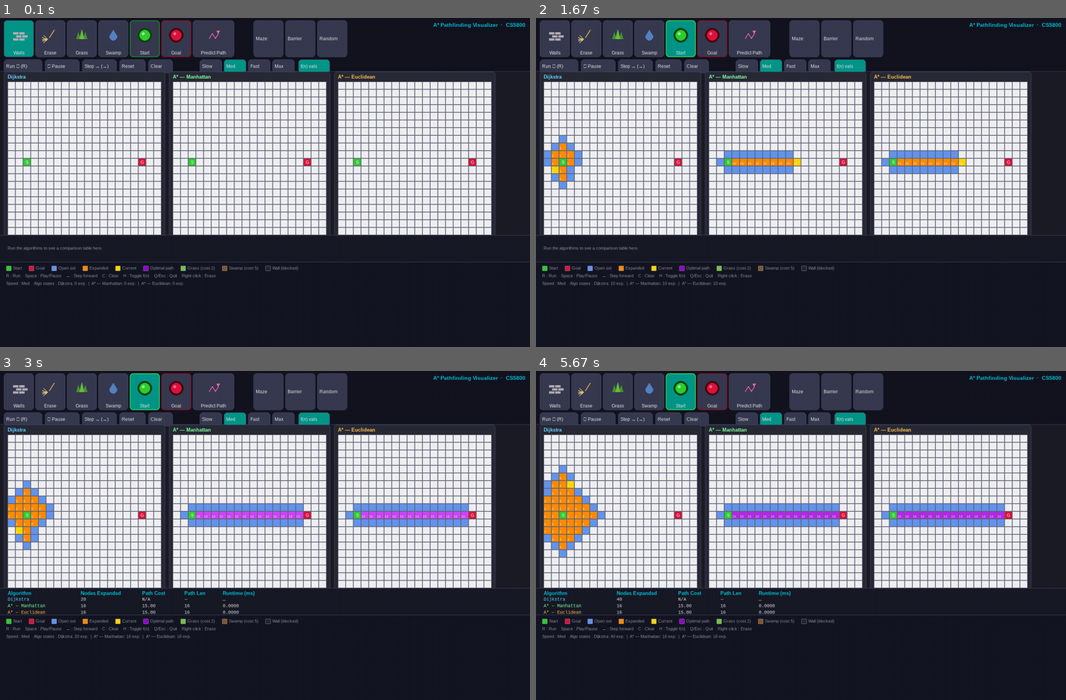
Above: before the commit, frames 1-4 (two rows, left to right).
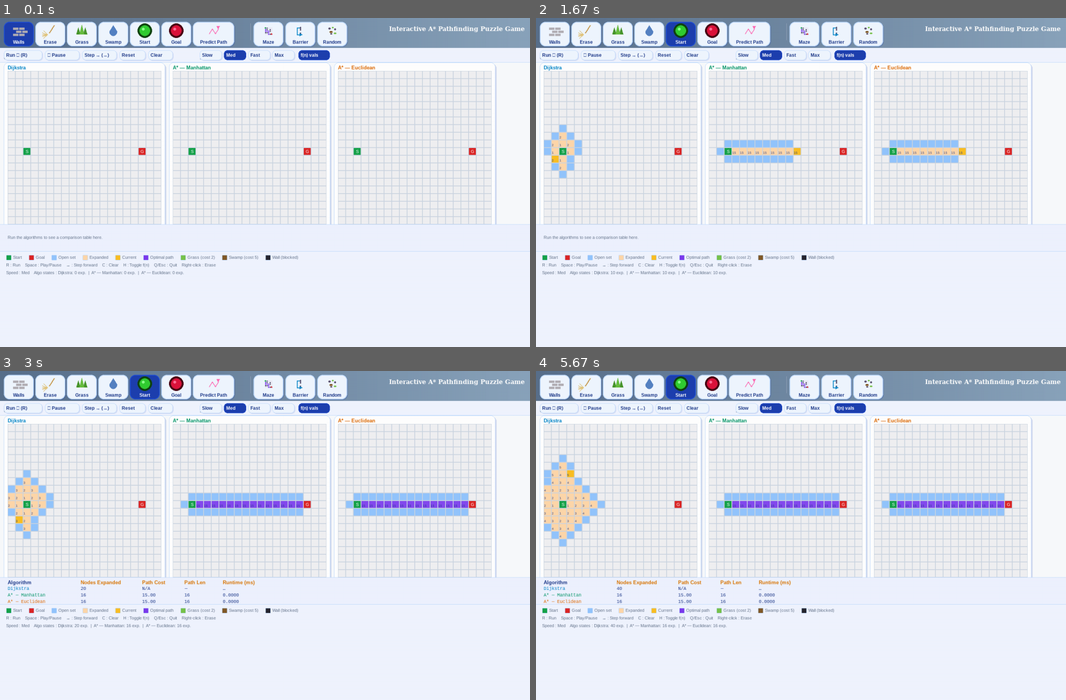
Above: after the commit, the same moments.

Repository: amberfxy/astar-pathfinding-visualizer
Game: pygame game, started from pygame_app/__main__.py
The game is run twice, just before and just after one commit, with the same random seed, the same clock (stepped at 60 frames per second) and the same inputs.
Inputs:
- Up to frame 1 (0.1 s): no input
- Up to frame 2 (1.67 s): click "Start" at 0.38 s; tap Space at 0.67, 1.07, 1.37, 1.57 s; hold Right 1-1.47 s; hold Right from 1.5 s (still down)
- Up to frame 3 (3 s): tap Space at 1.87, 2.07, 2.37, 2.73 s; release Right at 1.97 s; hold Right 2-2.63 s; hold Right from 2.67 s (still down)
- Up to frame 4 (5.67 s): tap Space at 3.03, 3.23, 3.53, 3.73, 4.03, 4.4, 4.7, 4.9, 5.2, 5.4 s; release Right at 3.13 s; hold Right 3.17-3.63 s; hold Right 3.67-4.3 s; hold Right 4.33-4.8 s; hold Right 4.83-5.3 s; hold Right from 5.33 s (still down)

The runs differ from the first frame. In frame 1, 73% of the frame differs, in the area x 0-100%, y 0-100%; in frame 2, 76%; in frame 3, 77%; in frame 4, 78%.

Commit message:
style: align pygame UI with web interface

Diff:
--- a/pygame_app/constants.py
+++ b/pygame_app/constants.py
@@ -1,7 +1,4 @@
-"""
-CS5800 A* Pathfinding Visualizer — Constants & Layout
-All magic numbers live here so other modules stay clean.
-"""
+"""Constants, colors, and layout for the local Pygame interface."""
 
 # ── Window ─────────────────────────────────────────────────────────────────
 WIN_W, WIN_H = 1380, 858
@@ -13,14 +10,14 @@
 GRID_PX = GRID_N * CELL # 400 px
 
 # ── Panel layout ───────────────────────────────────────────────────────────
-TOOLBAR_H     = 140     # top toolbar height
+TOOLBAR_H     = 116     # top toolbar height
 PANEL_W       = GRID_PX + 20   # 420 — 10 px padding each side
 PANEL_MARGIN  = 10
 # x origin of each of the 3 panels
 PANEL_XS = [PANEL_MARGIN + i * (PANEL_W + PANEL_MARGIN) for i in range(3)]
 # [10, 440, 870]
 
-PANEL_LABEL_H = 26      # algorithm name header height
+PANEL_LABEL_H = 22      # algorithm name header height
 GRID_Y        = TOOLBAR_H + PANEL_LABEL_H   # y where grid cells start (128)
 METRICS_Y     = GRID_Y + GRID_PX            # 528
 METRICS_H     = 70
@@ -50,37 +47,43 @@
 }
 
 # ── Visualisation colours ──────────────────────────────────────────────────
-C_OPEN     = (100, 149, 237)   # cornflower blue  — open/frontier set
-C_CLOSED   = (255, 140,   0)   # dark orange      — expanded / closed set
-C_CURRENT  = (255, 215,   0)   # gold             — node being expanded
-C_PATH     = (148,   0, 211)   # dark violet      — optimal path
-C_START    = ( 50, 205,  50)   # lime green
-C_GOAL     = (220,  20,  60)   # crimson
+C_OPEN     = (147, 197, 253)
+C_CLOSED   = (254, 215, 170)
+C_CURRENT  = (251, 191,  36)
+C_PATH     = (124,  58, 237)
+C_START    = ( 22, 163,  74)
+C_GOAL     = (220,  38,  38)
 
 # ── Neon Path Effect Constants (For Layer 3 & 4) ──────────────────────────
-PULSE_SPEED = 5.0              # Speed of the neon pulsing effect
-C_PATH_GLOW = (220, 80, 255)   # Lighter violet/pink for the glowing state
+PULSE_SPEED = 4.0
+C_PATH_GLOW = (167, 139, 250)
 
 # ── UI palette ─────────────────────────────────────────────────────────────
-C_BG        = ( 28,  28,  38)
-C_PANEL_BG  = ( 40,  42,  54)
-C_TOOLBAR   = ( 20,  20,  32)
-C_METRICS   = ( 24,  26,  38)
-C_LEGEND    = ( 20,  22,  35)
-C_GRID_LINE = ( 95, 100, 120)
-C_TEXT      = (225, 225, 225)
-C_DIM       = (140, 140, 155)
-C_ACCENT    = (  0, 188, 212)   # cyan
-C_BORDER    = ( 65,  70, 100)
+C_BG          = (248, 250, 252)
+C_PANEL_BG    = (255, 255, 255)
+C_TOOLBAR_A   = ( 89, 112, 140)
+C_TOOLBAR_B   = (138, 164, 188)
+C_TOOLBAR_ROW = (240, 244, 255)
+C_METRICS     = (238, 242, 255)
+C_LEGEND      = (240, 244, 255)
+C_GRID_LINE   = (203, 213, 225)
+C_TEXT        = ( 30,  58, 138)
+C_DIM         = (100, 116, 139)
+C_ACCENT      = (217, 119,   6)
+C_BORDER      = (191, 219, 254)
 
-C_BTN_IDLE   = ( 55,  58,  80)
-C_BTN_HOVER  = ( 80,  85, 115)
-C_BTN_ACTIVE = ( 0,  150, 136)  # teal
-C_BTN_TEXT   = (230, 230, 230)
+C_BTN_IDLE        = (239, 246, 255)
+C_BTN_HOVER       = (219, 234, 254)
+C_BTN_ACTIVE      = ( 30,  64, 175)
+C_BTN_TEXT        = ( 30,  58, 138)
+C_BTN_TEXT_ACTIVE = (255, 255, 255)
+
+CLAY_SHADOW    = (30, 64, 175, 46)
+CLAY_SHADOW_SM = (30, 64, 175, 30)
 
 # ── Algorithm display names & colours ─────────────────────────────────────
 ALGO_NAMES  = ['Dijkstra', 'A* — Manhattan', 'A* — Euclidean']
-ALGO_COLORS = [(100, 210, 255), (130, 255, 160), (255, 190, 80)]
+ALGO_COLORS = [(  2, 132, 199), (  5, 150, 105), (220, 104,   3)]
 
 # ── Animation speeds (ms between ticks) ───────────────────────────────────
 SPEEDS      = [('Slow', 300), ('Med', 80), ('Fast', 20), ('Max', 0)]
--- a/pygame_app/main.py
+++ b/pygame_app/main.py
@@ -30,11 +30,13 @@
         PANEL_W, PANEL_MARGIN, PANEL_XS, PANEL_LABEL_H,
         TOOLBAR_H, GRID_Y, METRICS_Y, METRICS_H, LEGEND_Y, LEGEND_H,
         TERRAIN_COLOR, TERRAIN_LABEL,
-        C_BG, C_PANEL_BG, C_TOOLBAR, C_METRICS, C_LEGEND,
+        C_BG, C_PANEL_BG, C_TOOLBAR_A, C_TOOLBAR_B, C_TOOLBAR_ROW, C_METRICS, C_LEGEND,
         C_GRID_LINE, C_TEXT, C_DIM, C_ACCENT, C_BORDER,
-        C_BTN_IDLE, C_BTN_HOVER, C_BTN_ACTIVE, C_BTN_TEXT,
-        C_OPEN, C_CLOSED, C_CURRENT, C_PATH, C_START, C_GOAL,
+        C_BTN_IDLE, C_BTN_HOVER, C_BTN_ACTIVE, C_BTN_TEXT, C_BTN_TEXT_ACTIVE,
+        C_OPEN, C_CLOSED, C_CURRENT, C_PATH, C_PATH_GLOW, C_START, C_GOAL,
+        CLAY_SHADOW, CLAY_SHADOW_SM,
         ALGO_NAMES, ALGO_COLORS, SPEEDS, SPEED_IDX, ANIM_TICK,
+        PULSE_SPEED,
     )
     from .grid import Grid
     from .algorithms import AlgState, dijkstra_gen, astar_manhattan_gen, astar_euclidean_gen
@@ -46,11 +48,13 @@
         PANEL_W, PANEL_MARGIN, PANEL_XS, PANEL_LABEL_H,
         TOOLBAR_H, GRID_Y, METRICS_Y, METRICS_H, LEGEND_Y, LEGEND_H,
         TERRAIN_COLOR, TERRAIN_LABEL,
-        C_BG, C_PANEL_BG, C_TOOLBAR, C_METRICS, C_LEGEND,
+        C_BG, C_PANEL_BG, C_TOOLBAR_A, C_TOOLBAR_B, C_TOOLBAR_ROW, C_METRICS, C_LEGEND,
         C_GRID_LINE, C_TEXT, C_DIM, C_ACCENT, C_BORDER,
-        C_BTN_IDLE, C_BTN_HOVER, C_BTN_ACTIVE, C_BTN_TEXT,
-        C_OPEN, C_CLOSED, C_CURRENT, C_PATH, C_START, C_GOAL,
+        C_BTN_IDLE, C_BTN_HOVER, C_BTN_ACTIVE, C_BTN_TEXT, C_BTN_TEXT_ACTIVE,
+        C_OPEN, C_CLOSED, C_CURRENT, C_PATH, C_PATH_GLOW, C_START, C_GOAL,
+        CLAY_SHADOW, CLAY_SHADOW_SM,
         ALGO_NAMES, ALGO_COLORS, SPEEDS, SPEED_IDX, ANIM_TICK,
+        PULSE_SPEED,
     )
     from grid import Grid
     from algorithms import AlgState, dijkstra_gen, astar_manhattan_gen, astar_euclidean_gen
@@ -83,36 +87,59 @@
         return self.rect.collidepoint(pos)
 
     def draw(self, surf: pygame.Surface, font: pygame.font.Font) -> None:
+        is_large = self.rect.height > 40
+        radius = 14 if is_large else 9
         bg = C_BTN_ACTIVE if self.active else (C_BTN_HOVER if self.hovered else C_BTN_IDLE)
-        pygame.draw.rect(surf, bg, self.rect, border_radius=8)
-
-        if self.icon in ('start', 'goal'):
-            # Neon glow border — always visible, brighter when active
-            neon = (50, 220, 80) if self.icon == 'start' else (230, 30, 65)
-            alpha = 255 if self.active else 160
-            border_col = tuple(int(c * alpha / 255) for c in neon)
-            pygame.draw.rect(surf, border_col, self.rect, 2, border_radius=8)
-        else:
-            pygame.draw.rect(surf, C_BORDER, self.rect, 1, border_radius=8)
+        text_color = C_BTN_TEXT_ACTIVE if self.active else C_BTN_TEXT
+
+        if not self.active:
+            shadow_pad = 10 if is_large else 8
+            shadow = pygame.Surface(
+                (self.rect.width + shadow_pad, self.rect.height + shadow_pad),
+                pygame.SRCALPHA,
+            )
+            shadow_color = CLAY_SHADOW if is_large else CLAY_SHADOW_SM
+            pygame.draw.rect(
+                shadow,
+                shadow_color,
+                (shadow_pad // 2, shadow_pad // 2, self.rect.width, self.rect.height),
+                border_radius=radius,
+            )
+            surf.blit(shadow, (self.rect.x - shadow_pad // 2 + 2, self.rect.y - shadow_pad // 2 + 2))
+
+        pygame.draw.rect(surf, bg, self.rect, border_radius=radius)
+        pygame.draw.rect(
+            surf,
+            (29, 78, 216) if self.active else C_BORDER,
+            self.rect,
+            2 if is_large else 1,
+            border_radius=radius,
+        )
 
         if self.icon:
             # Icon centred in upper area, label at the bottom
             icon_cy = self.rect.top + (self.rect.height - 18) // 2
             cx = self.rect.centerx
             self._draw_icon(surf, cx, icon_cy)
-            lbl = font.render(self.label, True, C_BTN_TEXT)
+            lbl = font.render(self.label, True, text_color)
+            lx = self.rect.centerx - lbl.get_width() // 2
+            ly = self.rect.bottom - lbl.get_height() - 4
+            surf.blit(lbl, (lx, ly))
+        elif hasattr(self, 'key') and is_large:
+            self._draw_preset_icon(surf, self.rect.centerx, self.rect.top + 24, self.active)
+            lbl = font.render(self.label, True, text_color)
             lx = self.rect.centerx - lbl.get_width() // 2
             ly = self.rect.bottom - lbl.get_height() - 4
             surf.blit(lbl, (lx, ly))
         else:
-            # Legacy layout: optional swatch + centred text
+            # Compact row-2 buttons: centred text
             x_off = 6
             if self.swatch is not None:
                 sr = pygame.Rect(self.rect.x + 5, self.rect.centery - 6, 12, 12)
                 pygame.draw.rect(surf, self.swatch, sr, border_radius=2)
                 pygame.draw.rect(surf, (160, 160, 160), sr, 1, border_radius=2)
                 x_off = 22
-            lbl = font.render(self.label, True, C_BTN_TEXT)
+            lbl = font.render(self.label, True, text_color)
             surf.blit(lbl, (self.rect.x + x_off,
                             self.rect.centery - lbl.get_height() // 2))
 
@@ -191,6 +218,47 @@
         # Arrow head
         pygame.draw.polygon(surf, col, [(cx + 12, cy - 5), (cx + 8, cy - 12), (cx + 16, cy - 12)])
 
+    def _draw_preset_icon(self, surf: pygame.Surface, cx: int, cy: int, is_active: bool) -> None:
+        key = getattr(self, 'key', None)
+        wall_c = (192, 192, 208) if is_active else (90, 82, 112)
+        path_c = (165, 180, 252) if is_active else (124, 58, 237)
+        arrow_c = (147, 197, 253) if is_active else (2, 132, 199)
+
+        if key == 'maze':
+            s = 4
+            ox, oy = cx - 10, cy - 10
+            walls = {(0, 1), (1, 1), (1, 3), (2, 3), (3, 0), (3, 1), (4, 3)}
+            path_cells = {(0, 0), (1, 0), (2, 0), (2, 1), (2, 2), (3, 2), (4, 2), (4, 4)}
+            for r in range(5):
+                for c in range(5):
+                    if (r, c) in walls:
+                        color = wall_c
+                    elif (r, c) in path_cells:
+                        color = path_c
+                    else:
+                        color = (232, 228, 240)
+                    pygame.draw.rect(surf, color, (ox + c * s + 1, oy + r * s + 1, s - 1, s - 1))
+            pygame.draw.circle(surf, C_START, (ox + 2, oy + 2), 2)
+            pygame.draw.circle(surf, C_GOAL, (ox + 5 * s - 2, oy + 5 * s - 2), 2)
+        elif key == 'barrier':
+            mid_x = cx
+            pygame.draw.line(surf, wall_c, (mid_x, cy - 11), (mid_x, cy - 2), 3)
+            pygame.draw.line(surf, wall_c, (mid_x, cy + 4), (mid_x, cy + 11), 3)
+            points = [(mid_x - 2, cy - 9), (cx - 9, cy - 9), (cx - 9, cy + 9), (mid_x - 2, cy + 9)]
+            pygame.draw.lines(surf, arrow_c, False, points, 2)
+            pygame.draw.polygon(surf, arrow_c, [(mid_x - 2, cy + 5), (mid_x - 2, cy + 13), (mid_x + 5, cy + 9)])
+        elif key == 'random':
+            patches = [
+                (-10, -9, 6, 5, wall_c),
+                (-1, -11, 5, 4, (120, 195, 75)),
+                (5, -7, 5, 5, wall_c),
+                (-7, 0, 8, 5, (130, 90, 40)),
+                (4, 4, 7, 4, (120, 195, 75)),
+                (-5, 6, 5, 3, wall_c),
+            ]
+            for dx, dy, w, h, color in patches:
+                pygame.draw.rect(surf, color, (cx + dx, cy + dy, w, h), border_radius=2)
+
 
 # ══════════════════════════════════════════════════════════════════════════════
 # App
@@ -216,18 +284,18 @@
     def __init__(self) -> None:
         pygame.init()
         pygame.display.set_caption(
-            'CS5800  ·  Interactive A* Pathfinding Puzzle Game'
+            'Interactive A* Pathfinding Puzzle Game'
         )
         self.screen = pygame.display.set_mode((WIN_W, WIN_H))
         self.clock  = pygame.time.Clock()
 
         # ── Fonts ──────────────────────────────────────────────────────────
         self.f_cell    = pygame.font.SysFont('monospace',  8)   # f(n) in cells
-        self.f_small   = pygame.font.SysFont('sans',      11)
-        self.f_btn     = pygame.font.SysFont('sans',      12)
-        self.f_label   = pygame.font.SysFont('sans',      13, bold=True)
+        self.f_small   = pygame.font.SysFont('Atkinson Hyperlegible,Arial', 11)
+        self.f_btn     = pygame.font.SysFont('Atkinson Hyperlegible,Arial', 12, bold=True)
+        self.f_label   = pygame.font.SysFont('Atkinson Hyperlegible,Arial', 13, bold=True)
         self.f_metrics = pygame.font.SysFont('monospace', 12)
-        self.f_title   = pygame.font.SysFont('sans',      14, bold=True)
+        self.f_title   = pygame.font.SysFont('Georgia',   18, bold=True)
 
         # ── State ──────────────────────────────────────────────────────────
         self.grid      = Grid()
@@ -256,10 +324,10 @@
     # ── Toolbar construction ───────────────────────────────────────────────
 
     def _build_toolbar(self) -> None:
-        ROW1_Y = 6
-        ROW1_H = 96   # tall icon buttons
-        ROW2_Y = ROW1_Y + ROW1_H + 6
-        H = 36
+        ROW1_Y = 10
+        ROW1_H = 64
+        ROW2_Y = 84
+        H = 26
 
         # ── Row 1: Brush buttons ───────────────────────────────────────────
         self.brush_btns: list[Button] = []
@@ -579,21 +647,29 @@
     # ── Toolbar ────────────────────────────────────────────────────────────
 
     def _draw_toolbar(self) -> None:
-        pygame.draw.rect(self.screen, C_TOOLBAR, (0, 0, WIN_W, TOOLBAR_H))
+        self._draw_horizontal_gradient(pygame.Rect(0, 0, WIN_W, 78), C_TOOLBAR_A, C_TOOLBAR_B)
+        pygame.draw.rect(self.screen, C_TOOLBAR_ROW, (0, 78, WIN_W, TOOLBAR_H - 78))
         pygame.draw.line(self.screen, C_BORDER, (0, TOOLBAR_H - 1), (WIN_W, TOOLBAR_H - 1))
 
         # Title (top-right)
         title = self.f_title.render(
-            'A* Pathfinding Visualizer  ·  CS5800', True, C_ACCENT)
-        self.screen.blit(title, (WIN_W - title.get_width() - 12, 10))
+            'Interactive A* Pathfinding Puzzle Game', True, (255, 255, 255))
+        self.screen.blit(title, (WIN_W - title.get_width() - 14, 18))
+
+        if self.preset_btns:
+            divider_x = self.preset_btns[0].rect.x - 8
+            divider = pygame.Surface((1, 44), pygame.SRCALPHA)
+            divider.fill((255, 255, 255, 64))
+            self.screen.blit(divider, (divider_x, 14))
 
         # Row 2 labels (controls row)
-        row2_label_y = TOOLBAR_H - 36 - 14   # just above the action buttons
+        row2_label_y = 98
         lbl2 = self.f_small.render('Controls:', True, C_DIM)
         self.screen.blit(lbl2, (10, row2_label_y))
 
-        spd_lbl = self.f_small.render('Speed:', True, C_DIM)
-        self.screen.blit(spd_lbl, (520, row2_label_y))
+        if self.speed_btns:
+            spd_lbl = self.f_small.render('Speed:', True, C_DIM)
+            self.screen.blit(spd_lbl, (self.speed_btns[0].rect.x, row2_label_y))
 
         all_btns = (self.brush_btns + self.preset_btns
                     + list(self.action_btns.values()) + self.speed_btns)
@@ -608,8 +684,7 @@
 
         # Panel background
         panel_rect = pygame.Rect(px, py, PANEL_W, LEGEND_Y - py)
-        pygame.draw.rect(self.screen, C_PANEL_BG, panel_rect, border_radius=6)
-        pygame.draw.rect(self.screen, C_BORDER,   panel_rect, 1, border_radius=6)
+        self._draw_card(panel_rect, C_PANEL_BG, radius=12)
 
         # Algorithm name label
         name_surf = self.f_label.render(ALGO_NAMES[idx], True, ALGO_COLORS[idx])
@@ -676,7 +751,6 @@
     ) -> tuple[int, int, int]:
         """Priority: PATH > CURRENT > CLOSED > OPEN > terrain."""
         if pos in path_set:
-            from constants import PULSE_SPEED, C_PATH_GLOW
             pulse = (math.sin(self.global_time * PULSE_SPEED) + 1.0) / 2.0
             r = int(C_PATH[0] + (C_PATH_GLOW[0] - C_PATH[0]) * pulse)
             g = int(C_PATH[1] + (C_PATH_GLOW[1] - C_PATH[1]) * pulse)
@@ -692,7 +766,7 @@
 
     def _draw_fval(self, x: int, y: int, f: float) -> None:
         text = f'{f:.0f}' if f < 1000 else f'{int(f)}'
-        surf = self.f_cell.render(text, True, (230, 240, 255))
+        surf = self.f_cell.render(text, True, C_TEXT)
         # Clip to cell so text never bleeds
         self.screen.set_clip(pygame.Rect(x, y, CELL, CELL))
         self.screen.blit(surf, (x + 1, y + CELL - surf.get_height() - 1))
@@ -767,7 +841,7 @@
         tx = 20
         ty = METRICS_Y + 6
         for h, w in zip(headers, col_widths):
-            surf = self.f_label.render(h, True, C_ACCENT)
+            surf = self.f_label.render(h, True, C_TEXT if h == 'Algorithm' else C_ACCENT)
             self.screen.blit(surf, (tx, ty))
             tx += w
 
@@ -812,7 +886,7 @@
         ly = LEGEND_Y + 10
         for color, label in items:
             pygame.draw.rect(self.screen, color, (lx, ly, 14, 14), border_radius=2)
-            pygame.draw.rect(self.screen, (110, 110, 130), (lx, ly, 14, 14), 1, border_radius=2)
+            pygame.draw.rect(self.screen, C_BORDER, (lx, ly, 14, 14), 1, border_radius=2)
             surf = self.f_small.render(label, True, C_DIM)
             self.screen.blit(surf, (lx + 18, ly))
             lx += 18 + surf.get_width() + 18
@@ -842,6 +916,44 @@
         pygame.quit()
         sys.exit()
 
+    def _draw_horizontal_gradient(
+        self,
+        rect: pygame.Rect,
+        left: tuple[int, int, int],
+        right: tuple[int, int, int],
+    ) -> None:
+        for i in range(rect.width):
+            t = i / max(1, rect.width - 1)
+            color = (
+                int(left[0] + (right[0] - left[0]) * t),
+                int(left[1] + (right[1] - left[1]) * t),
+                int(left[2] + (right[2] - left[2]) * t),
+            )
+            pygame.draw.line(
+                self.screen,
+                color,
+                (rect.x + i, rect.y),
+                (rect.x + i, rect.y + rect.height),
+            )
+
+    def _draw_card(
+        self,
+        rect: pygame.Rect,
+        fill: tuple[int, int, int],
+        *,
+        radius: int = 12,
+    ) -> None:
+        shadow = pygame.Surface((rect.width + 14, rect.height + 14), pygame.SRCALPHA)
+        pygame.draw.rect(
+            shadow,
+            CLAY_SHADOW,
+            (7, 7, rect.width, rect.height),
+            border_radius=radius,
+        )
+        self.screen.blit(shadow, (rect.x - 4, rect.y - 4))
+        pygame.draw.rect(self.screen, fill, rect, border_radius=radius)
+        pygame.draw.rect(self.screen, C_BORDER, rect, 1, border_radius=radius)
+
 
 # ══════════════════════════════════════════════════════════════════════════════
 # Entry point
